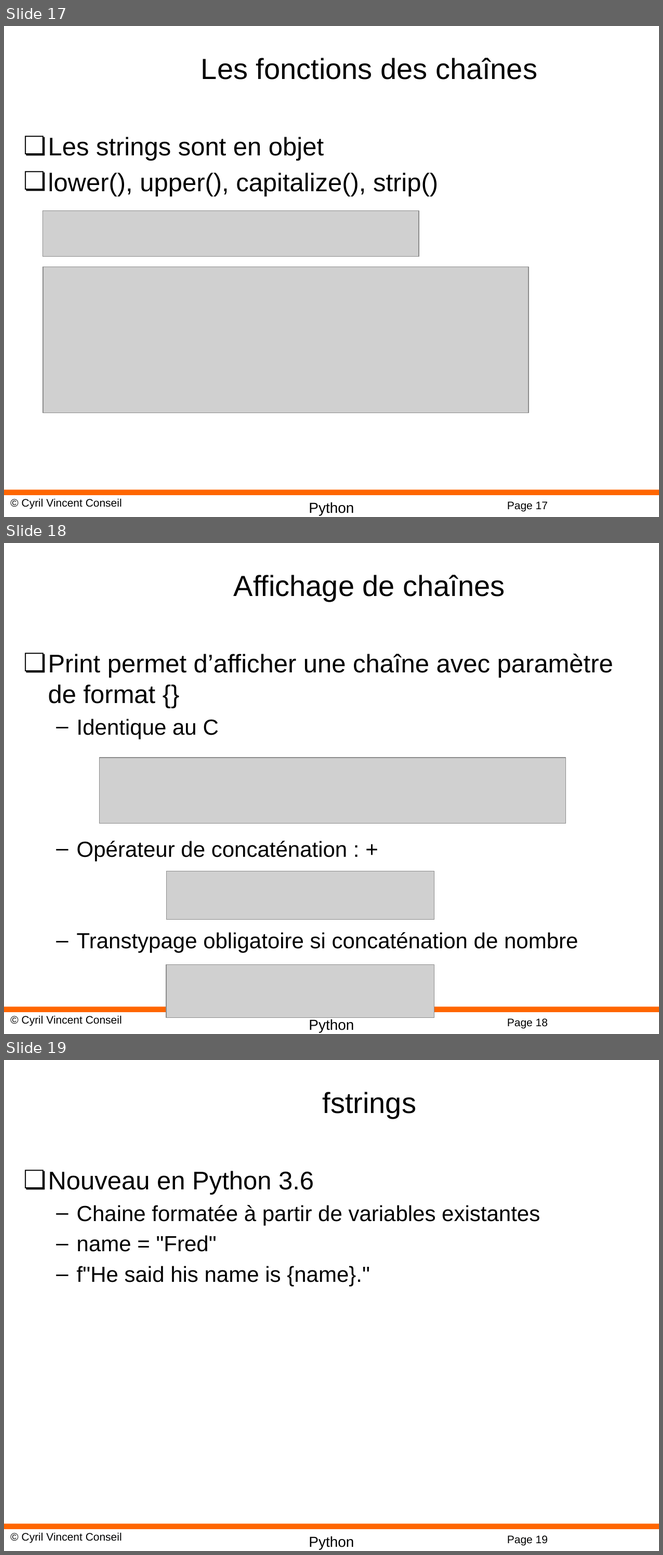
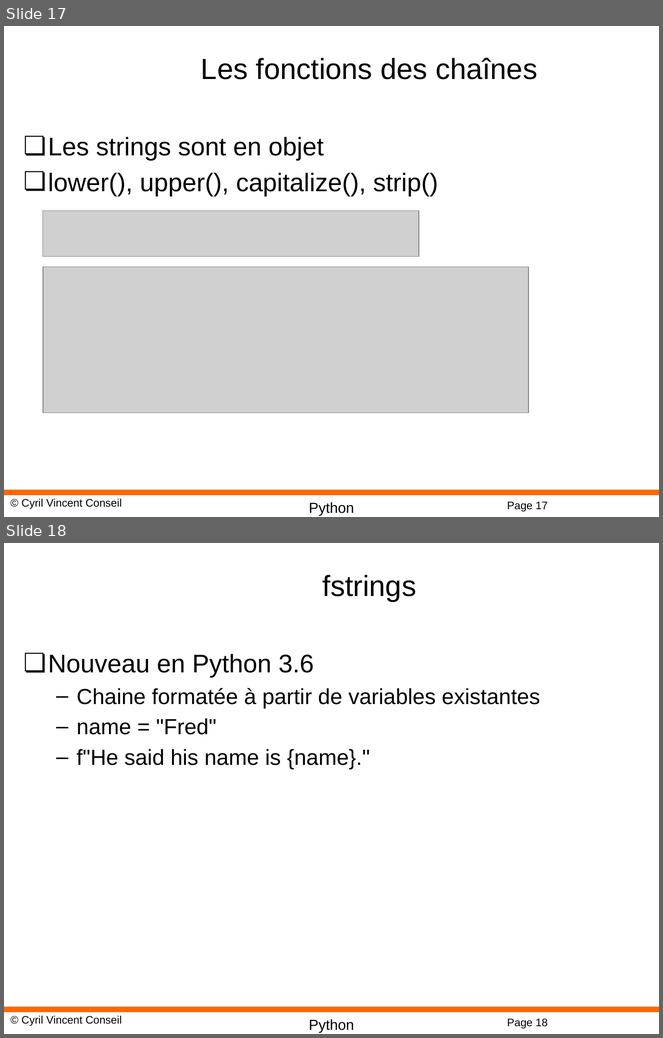
Before and after one commit to cyrilvincent/python, a slide deck: ppt/Python02-Variables.pptx. Shown one above the other, each under a label of ours: slides 17, 18 and 19 before the commit, slides 17 and 18 after it. The pictures are 663x1555 and 663x1038 pixels, drawn with LibreOffice and Linux fonts; fonts in the diff are those of the drawing; grey boxes stand for pictures; background and template pictures are left out. Boxes give left, top, right and bottom in pixels: in the first picture for what was removed or moved away, otherwise in the second. Text is boxed around its words. In the diff, an @@ line names an element or a change of style, - is before the commit and + after.

```diff
--- a/ppt/Python02-Variables.pptx
+++ b/ppt/Python02-Variables.pptx
@@ slide 18 removed at bbox=[4, 543, 659, 1034], background #FFFFFF; not listed: 4 template elements that a slide beside it also shows @@
@@ title removed at bbox=[234, 575, 505, 602] @@
-Affichage de chaînes
@@ text removed at bbox=[48, 654, 613, 953] @@
-❏ Print permet d’afficher une chaîne avec paramètre de format {}
-  – Identique au C
-  – Opérateur de concaténation : +
-  – Transtypage obligatoire si concaténation de nombre
@@ picture removed at bbox=[100, 758, 566, 823] @@
@@ picture removed at bbox=[166, 871, 435, 919] @@
@@ picture removed at bbox=[166, 965, 435, 1018] @@
@@ what was slide 19 is now slide 18 @@
@@ page number at bbox=[507, 1019, 548, 1029]: text changed @@
-Page 19
+Page 18
```
Also in this commit, not shown: 2 other files.
